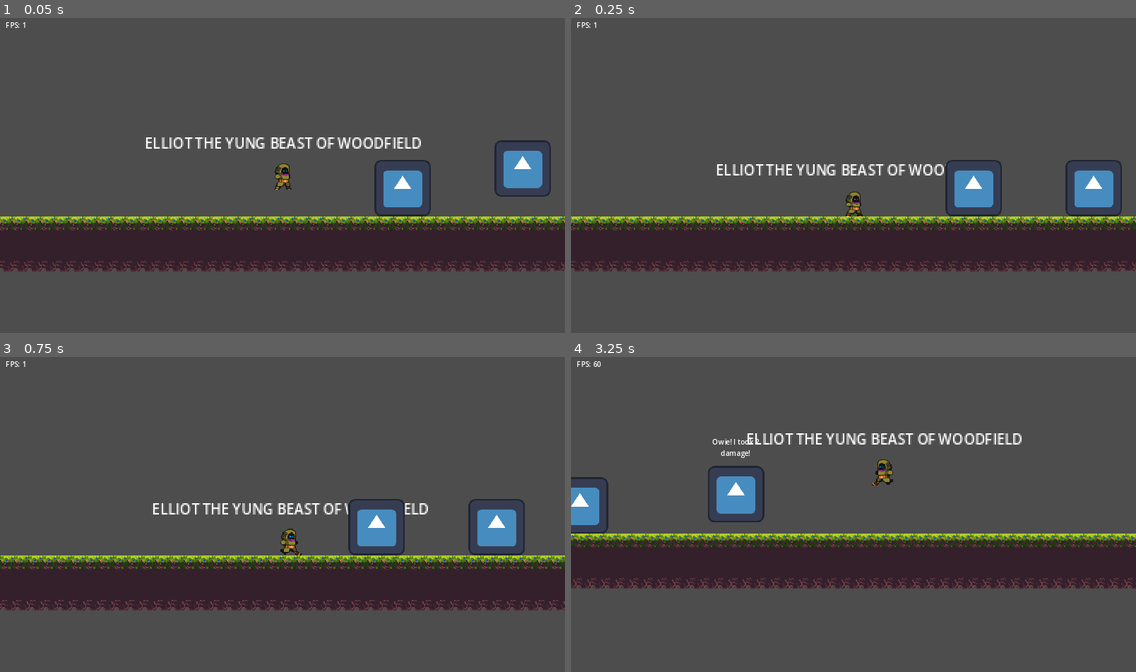
Above: before the commit, frames 1-4 (two rows, left to right).
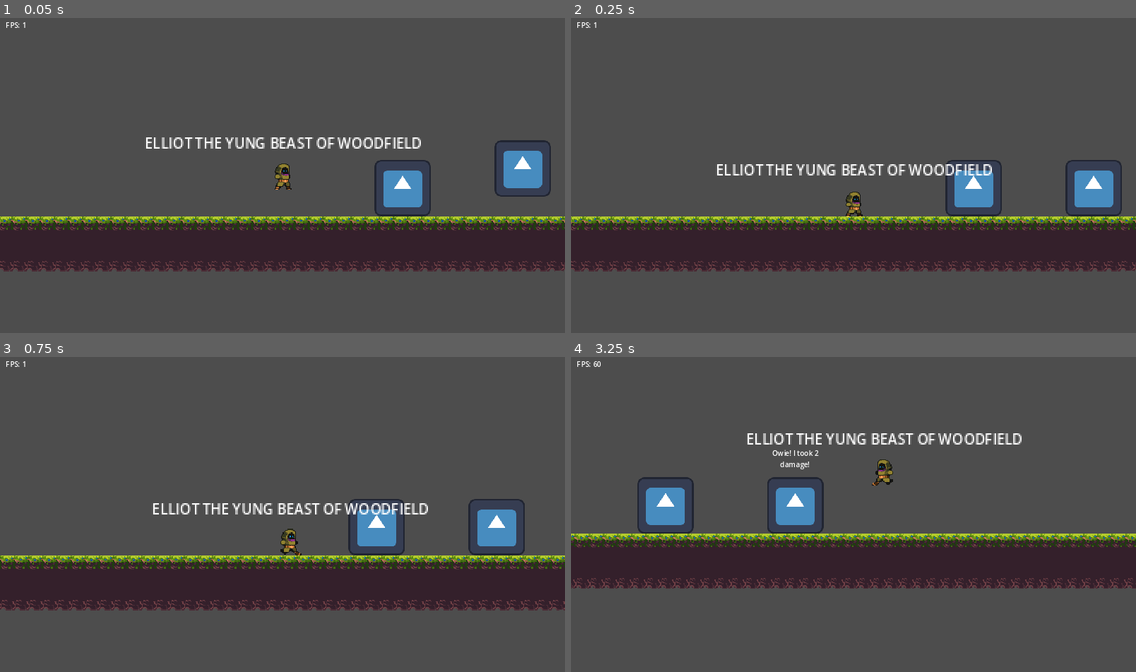
Above: after the commit, the same moments.

Repository: humding3r/BodyBlade
Game: Godot game, scene res://main.tscn
Same seed, same stepped clock (60 frames per second), same inputs: the game is played once before the commit and once after it. The engine's default icon, where the game draws it, is replaced by a stand-in: a white triangle on a blue panel in a dark square.
Inputs (mouse positions are in pixels of both pictures, inside the frame that each line leads up to):
- Up to frame 1 (0.05 s): no input
- Up to frame 2 (0.25 s): no input
- Up to frame 3 (0.75 s): tap Enter at 0.5 s; move the mouse to (406, 498) at 0.52 s; press the mouse at (406, 498) at 0.53 s; hold D (move_right) from 0.53 s (still down)
- Up to frame 4 (3.25 s): tap Space (jump) at 0.77, 1.52, 3.02 s; move the mouse to (740, 530) at 1.27 s; release the mouse at (740, 530) at 1.28 s; click (740, 530) at 1.35 s; move the mouse to (910, 442) at 2.02 s; release D (move_right) at 2.03 s; press the mouse at (910, 442) at 2.03 s; hold A (move_left) 2.03-2.78 s; right-click (910, 442) at 2.1 s; move the mouse to (825, 577) at 2.77 s; release the mouse at (825, 577) at 2.78 s; hold D (move_right) from 2.78 s (still down); click (825, 577) at 2.85 s

Frame 1 is identical in both runs. In frame 2, 0.2% of the frame differs, in the area x 66-75%, y 46-50%; in frame 3, 0.2%; in frame 4, 4.0%, in the area x 0-45%, y 25-57%.

Commit message:
Implement direction-based knockback and thrown sword momentum

Diff:
--- a/Mob/State/mob_state_hurt.gd
+++ b/Mob/State/mob_state_hurt.gd
@@ -24,8 +24,9 @@
 		change_state("fall")
 
 func calculate_knockback() -> Vector2:
-	if attacker.global_position.x > object.global_position.x:
-		return Vector2(-250, -base_up_knockback)
-	if attacker.global_position.x < object.global_position.x:
-		return Vector2(250, -base_up_knockback)
-	return Vector2(0.0, base_up_knockback)
+	#if attacker_area.global_position.x > object.global_position.x:
+		#return Vector2(-250, -base_up_knockback)
+	#if attacker_area.global_position.x < object.global_position.x:
+		#return Vector2(250, -base_up_knockback)
+	print(Vector2.RIGHT.rotated(attacker.global_rotation))
+	return Vector2(0.0, -base_up_knockback) + Vector2.RIGHT.rotated(attacker.global_rotation) * 100
--- a/Mob/debug_label.gd
+++ /dev/null
@@ -1,8 +0,0 @@
-extends Label
-
-func _on_base_hit_taken(area):
-	if not area: return
-	text = str("Owie! I took ",  area.owner.damage_value, " damage!")
-	show()
-	await get_tree().create_timer(1).timeout
-	hide()
--- a/Mob/mob.gd
+++ b/Mob/mob.gd
@@ -3,7 +3,7 @@
 @onready var gravity = ProjectSettings.get_setting("physics/2d/default_gravity")
 @onready var state_machine : Node = $StateMachine
 @onready var collision_body : CollisionShape2D = $CollisionBody
-@onready var display_text : Label = $Label
+@onready var debug_label : Label = $Label
 @onready var animation_player : AnimationPlayer = $AnimationPlayer
 
 func _ready():
@@ -12,3 +12,10 @@
 func _physics_process(delta):
 	state_machine.physics_process(delta)
 	move_and_slide()
+
+func _on_base_hit_taken(area):
+	if not area: return
+	debug_label.text = str("Owie! I took ",  area.owner.damage_value, " damage!")
+	debug_label.show()
+	await get_tree().create_timer(1).timeout
+	debug_label.hide()
--- a/Mob/mob.tscn
+++ b/Mob/mob.tscn
@@ -1,11 +1,10 @@
-[gd_scene load_steps=15 format=3 uid="uid://b80mbuloakyqf"]
+[gd_scene load_steps=14 format=3 uid="uid://b80mbuloakyqf"]
 
 [ext_resource type="Script" path="res://Mob/mob.gd" id="1_8yyhb"]
 [ext_resource type="Texture2D" uid="uid://xckpk7dfpyie" path="res://icon.svg" id="1_oljex"]
 [ext_resource type="Shader" path="res://Mob/hurt_flash.gdshader" id="2_4cuen"]
 [ext_resource type="Script" path="res://Mob/State/mob_state_fall.gd" id="3_b3mdq"]
 [ext_resource type="Script" path="res://Utility/state_machine.gd" id="3_lftdd"]
-[ext_resource type="Script" path="res://Mob/debug_label.gd" id="3_ohtf5"]
 [ext_resource type="Script" path="res://Mob/State/mob_state_idle.gd" id="4_wlxba"]
 [ext_resource type="Script" path="res://Mob/State/mob_state.gd" id="5_xoibe"]
 [ext_resource type="Script" path="res://Mob/State/mob_state_hurt.gd" id="7_ryaia"]
@@ -91,7 +90,6 @@
 texture = ExtResource("1_oljex")
 
 [node name="Label" type="Label" parent="."]
-visible = false
 offset_left = -64.0
 offset_top = -138.0
 offset_right = 64.0
@@ -99,7 +97,6 @@
 horizontal_alignment = 1
 vertical_alignment = 1
 autowrap_mode = 3
-script = ExtResource("3_ohtf5")
 
 [node name="Area2D" type="Area2D" parent="."]
 visible = false
@@ -135,5 +132,5 @@
 
 [connection signal="ready" from="." to="." method="_on_ready"]
 [connection signal="area_entered" from="Area2D" to="StateMachine/Base" method="_on_area_2d_area_entered"]
-[connection signal="hit_taken" from="StateMachine/Base" to="Label" method="_on_base_hit_taken"]
+[connection signal="hit_taken" from="StateMachine/Base" to="." method="_on_base_hit_taken"]
 [connection signal="hit_taken" from="StateMachine/Base" to="StateMachine/Hurt" method="_on_base_hit_taken"]
--- a/Player/player.tscn
+++ b/Player/player.tscn
@@ -157,6 +157,7 @@
 point_count = 2
 
 [node name="Player" type="CharacterBody2D"]
+z_index = 1
 collision_layer = 0
 script = ExtResource("1_tb87e")
 
--- a/Sword/thrown_sword.gd
+++ b/Sword/thrown_sword.gd
@@ -66,6 +66,9 @@
 	if Input.is_action_just_pressed("swap") and not player.sword_held:
 		swap()
 
+func _process(delta):
+	rotation = sword_body.linear_velocity.angle()
+
 func _ready():
 	sword_body.hide()
 	stuck_sprite.hide()
@@ -106,7 +109,7 @@
 	elif get_global_mouse_position().x > player.global_position.x:
 		sword_animation.play("spin_cw")
 	collision_body.set_deferred("disabled", false)
-	sword_body.apply_central_impulse(speed)
+	sword_body.apply_central_impulse(speed + player.velocity.normalized())
 	sword_body.show()
 	thrown_sprite.show()
 	hitbox.set_deferred("disabled", false)
@@ -131,9 +134,9 @@
 	return false
 
 func stick(surface : KinematicCollision2D, impact_direction : int):
-	print("stuck!")
-	print(surface.get_angle())
-	print(impact_direction)
+	#print("stuck!")
+	#print(surface.get_angle())
+	#print(impact_direction)
 	match impact_direction:
 		0:
 			stuck_sprite.rotation_degrees = 0
--- a/Sword/thrown_sword.tscn
+++ b/Sword/thrown_sword.tscn
@@ -100,8 +100,6 @@
 show_behind_parent = true
 top_level = true
 collision_layer = 4
-lock_rotation = true
-freeze = true
 
 [node name="ThrownSprite" type="Sprite2D" parent="SwordBody"]
 texture = ExtResource("1_r3wdh")
